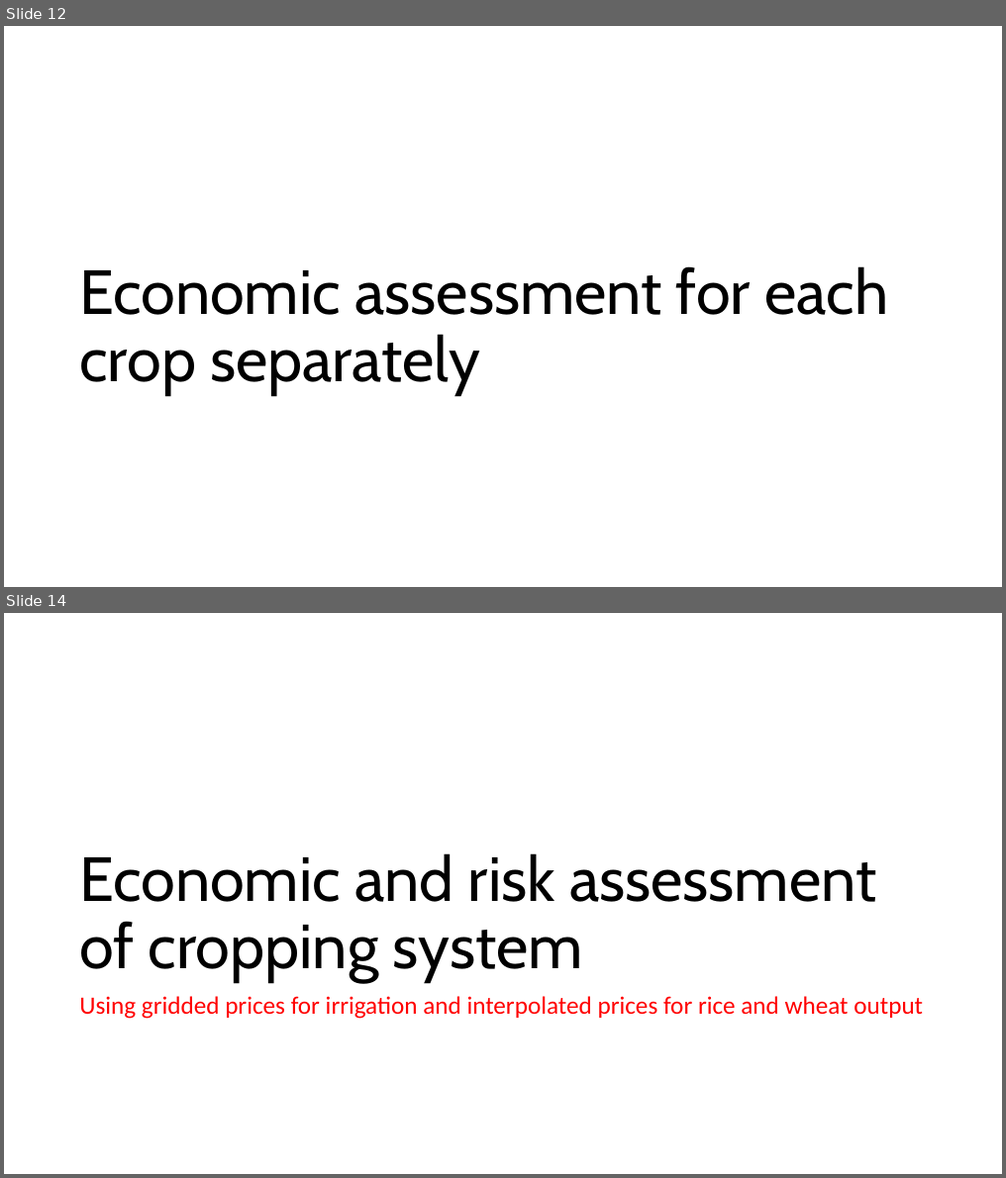
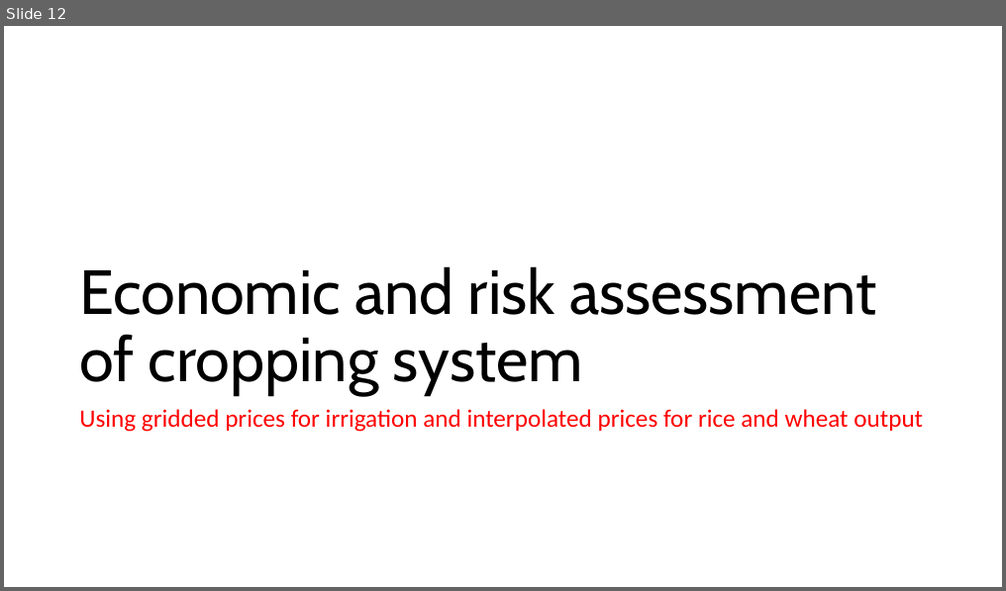
Before and after one commit to AntonUrfels/econ-sims-bihar, a slide deck: Planting date strategies under risk considerations_IGP_v2.pptx. Shown one above the other, each under a label of ours: slides 12 and 14 before the commit, slide 12 after it; the slides between them are not shown. The pictures are 1006x1178 and 1006x591 pixels, drawn with LibreOffice and Linux fonts; fonts in the diff are those of the drawing. Boxes give left, top, right and bottom in pixels: in the first picture for what was removed or moved away, otherwise in the second. Text is boxed around its words. In the diff, an @@ line names an element or a change of style, - is before the commit and + after.

```diff
--- a/Planting date strategies under risk considerations_IGP_v2.pptx
+++ b/Planting date strategies under risk considerations_IGP_v2.pptx
@@ slide 12 removed at (x1=4, y1=26, x2=1002, y2=587), background #FFFFFF @@
@@ title removed at (x1=79, y1=267, x2=888, y2=396) @@
-Economic assessment for each crop separately
@@ what was slide 14 is now slide 12 @@
```
Also in this commit, not shown: 3 slides changed, 1 slide added, 1 other slide removed, 4 other files.
